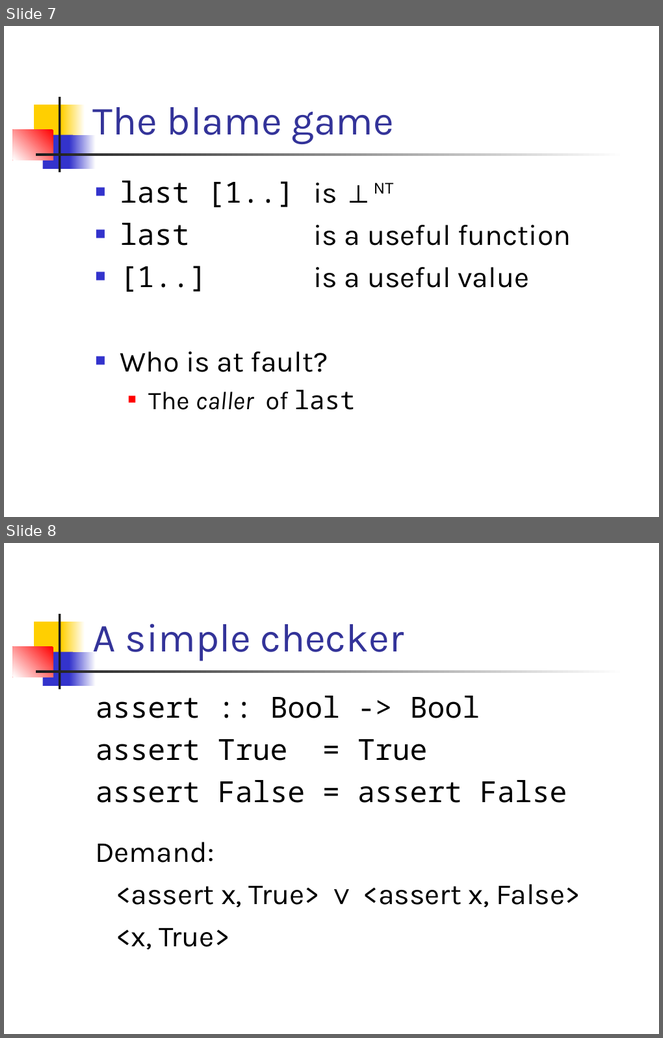
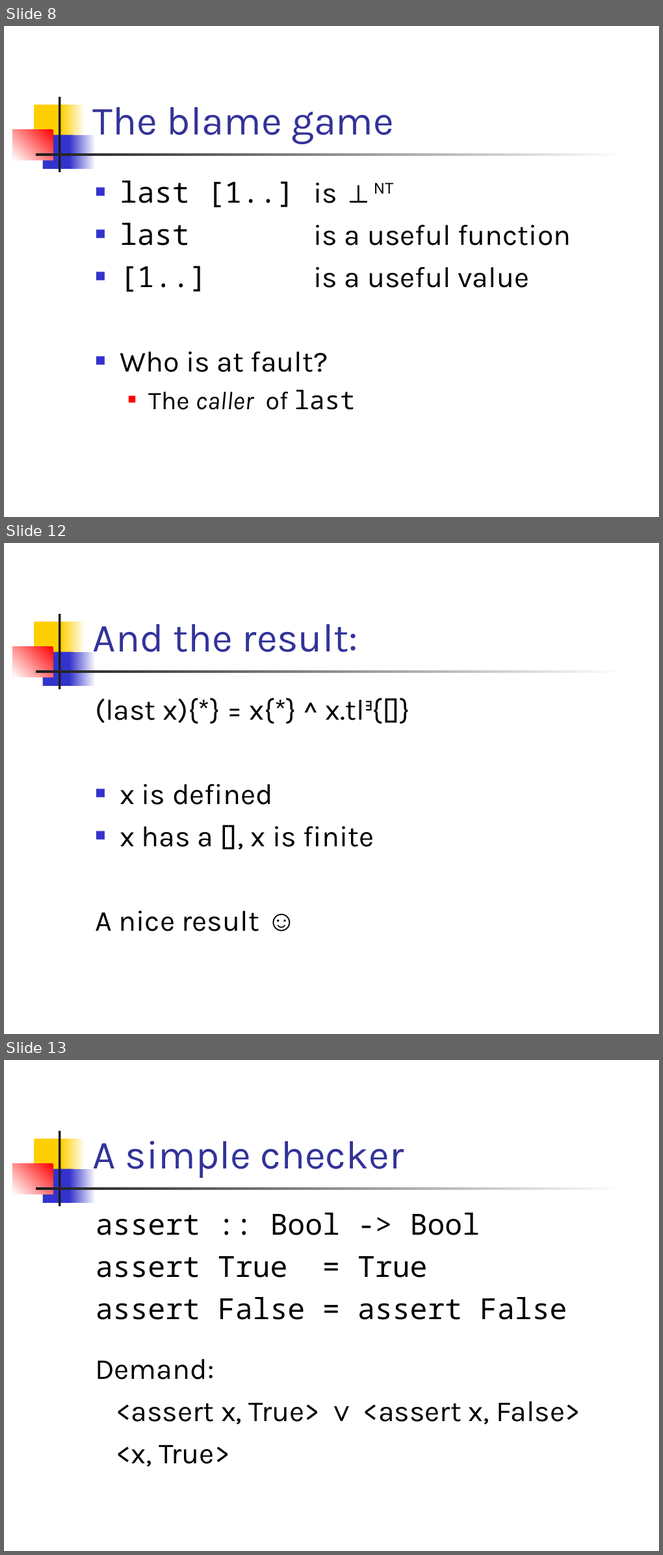
Before and after one commit to ndmitchell/catch, a slide deck: academic/plasma-presentation-termination/catch.ppt. Shown one above the other, each under a label of ours: slides 7 and 8 before the commit, slides 8, 12 and 13 after it; the slides between them are not shown. The pictures are 663x1038 and 663x1555 pixels, drawn with LibreOffice and Linux fonts; fonts in the diff are those of the drawing. Boxes give left, top, right and bottom in pixels: in the first picture for what was removed or moved away, otherwise in the second. Text is boxed around its words. In the diff, an @@ line names an element or a change of style, - is before the commit and + after.

```diff
--- a/academic/plasma-presentation-termination/catch.ppt
+++ b/academic/plasma-presentation-termination/catch.ppt
@@ slide 12 added at box(4, 543, 659, 1034), background #FFFFFF; not listed: 7 template elements that a slide beside it also shows @@
@@ title added at box(93, 624, 358, 652), 44 pt, text #333399 @@
+And the result:
@@ text added at box(95, 698, 374, 932), 32 pt, text #000000 @@
+(last x){*} = x{*} ^ x.tl∃{[]}
+■ x is defined
+■ x has a [], x is finite
+A nice result ☺
@@ what was slide 7 is now slide 8 @@
@@ what was slide 8 is now slide 13 @@
```
Also in this commit, not shown: 4 other slides added.
